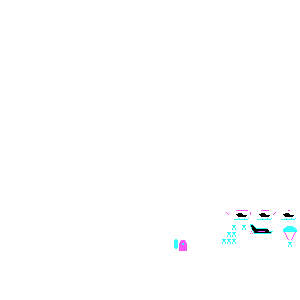
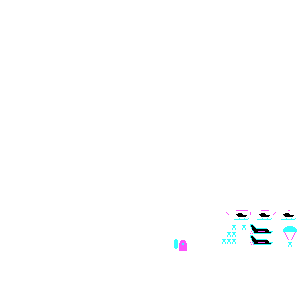
Before/after of a w=300, h=300 layered artwork. What changed in the layer stack:
painted on "sprites" over (250, 235, 273, 245)
